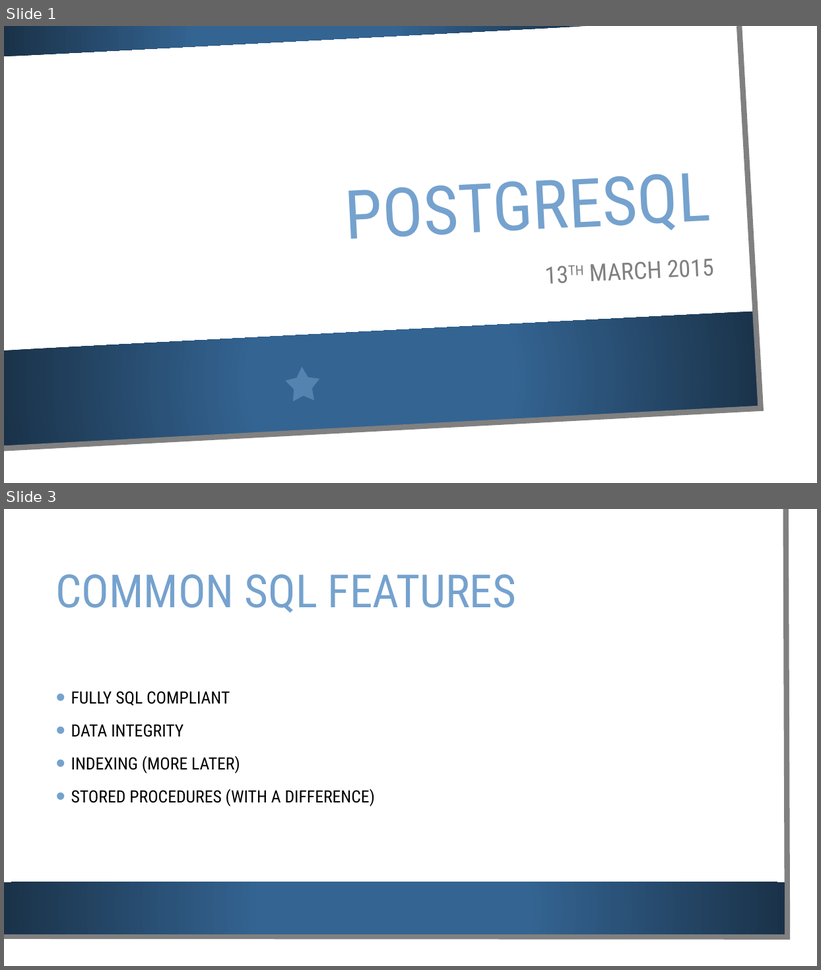
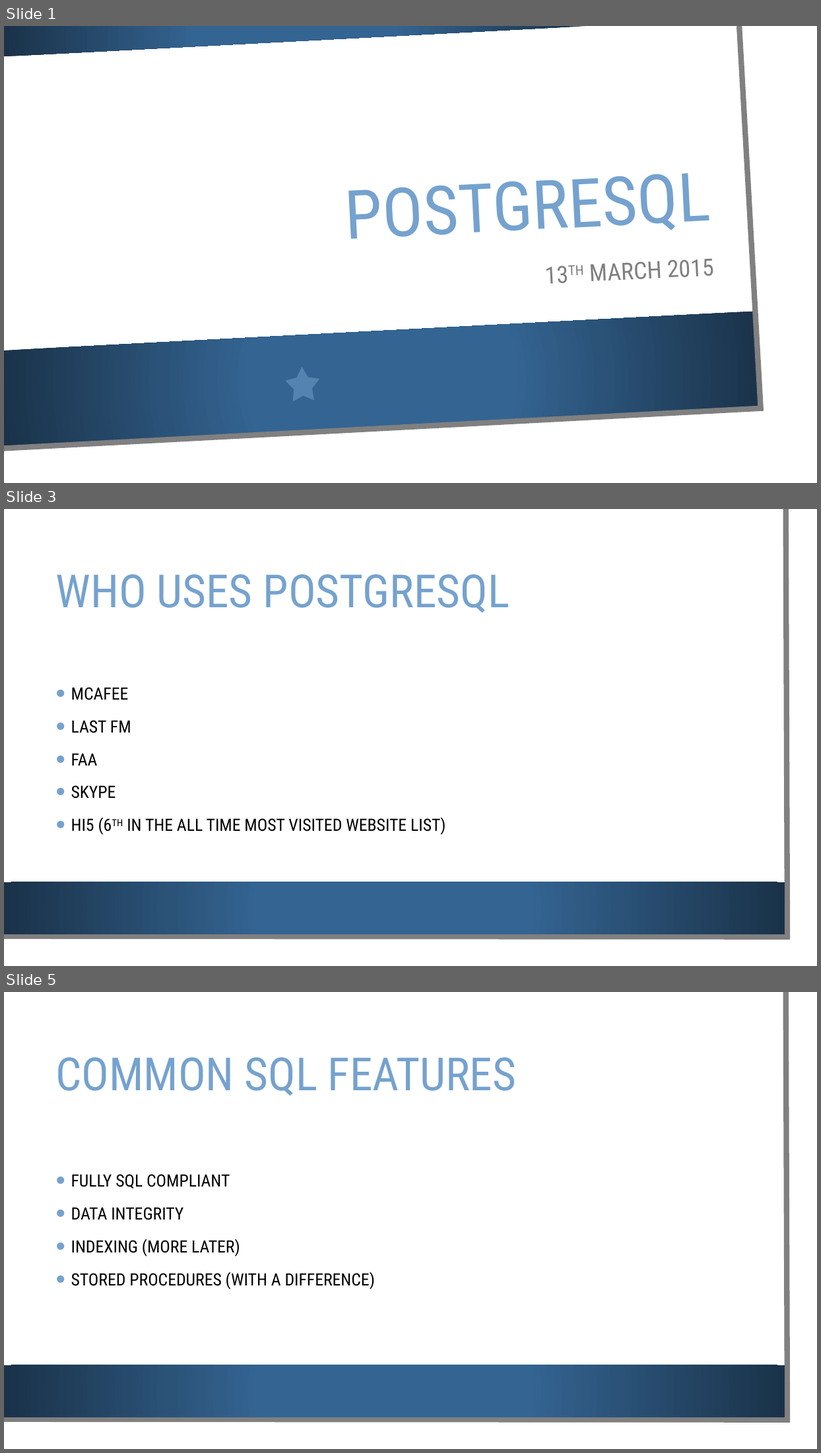
Before and after one commit to Alanmugz/PostGreSQL, a slide deck: PostgreSQL.pptx. Shown one above the other, each under a label of ours: slides 1 and 3 before the commit, slides 1, 3 and 5 after it; the slides between them are not shown. The pictures are 821x970 and 821x1453 pixels, drawn with LibreOffice and Linux fonts; fonts in the diff are those of the drawing; background and template pictures are left out. Boxes give left, top, right and bottom in pixels: in the first picture for what was removed or moved away, otherwise in the second. Text is boxed around its words. In the diff, an @@ line names an element or a change of style, - is before the commit and + after.

```diff
--- a/PostgreSQL.pptx
+++ b/PostgreSQL.pptx
@@ slide 3 added at (x1=4, y1=509, x2=817, y2=966), background picture (left out); not listed: 3 template elements that a slide beside it also shows @@
@@ title added at (x1=56, y1=574, x2=510, y2=613), 54 pt, text #75A2CE @@
+WHO USES POSTGRESQL
@@ text added at (x1=71, y1=687, x2=446, y2=835), 20 pt, text #000000 @@
+• MCAFEE
+• LAST FM
+• FAA
+• SKYPE
+• HI5 (6TH IN THE ALL TIME MOST VISITED WEBSITE LIST)
@@ what was slide 3 is now slide 5 @@
```
Also in this commit, not shown: 5 slides changed, 4 other slides added.
